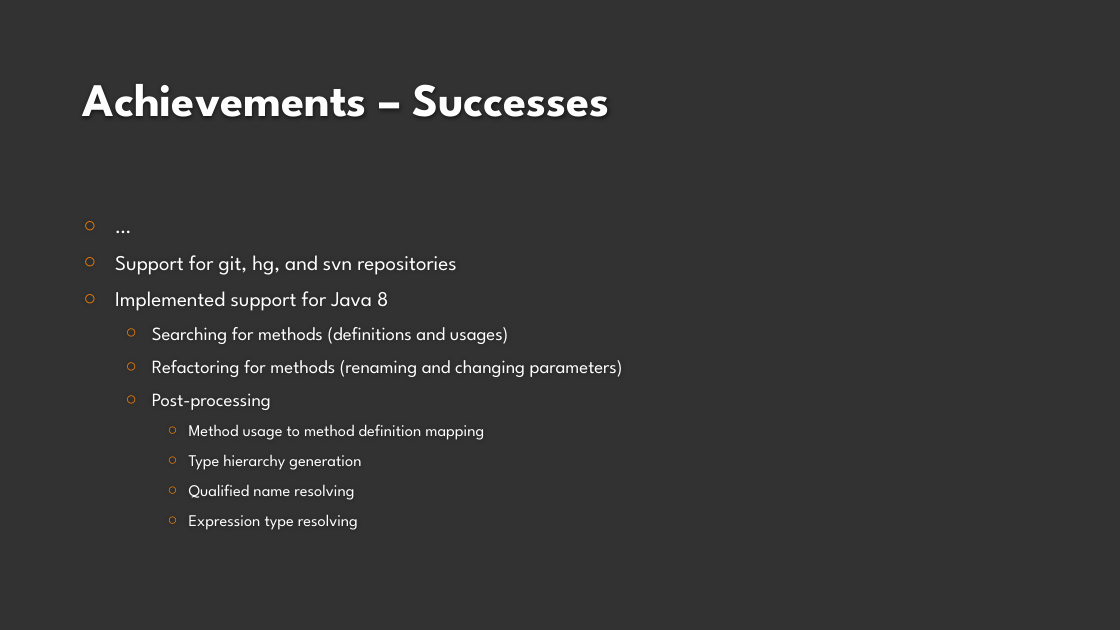
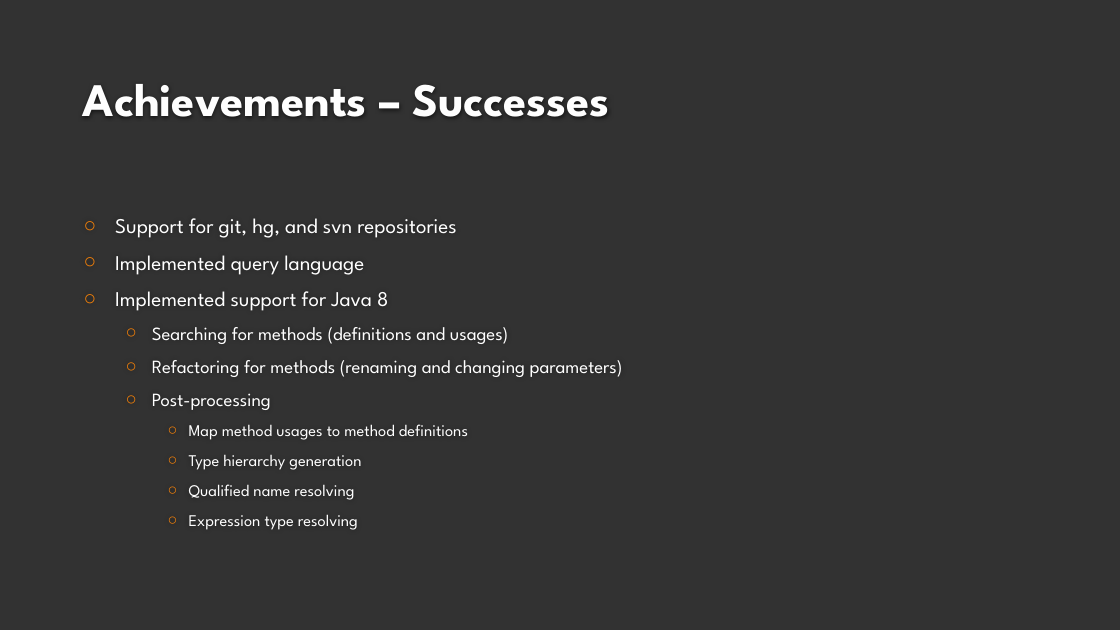
Before and after one commit to dozmus/csar, a slide deck: slide 7 of design-docs/Viva.pptx (slide 6 before the commit). Drawn at 1120x630 pixels with LibreOffice and Linux fonts; fonts in the diff are those of the drawing; background and template pictures are left out. Boxes give left, top, right and bottom in pixels: in the first picture for what was removed or moved away, otherwise in the second. Text is boxed around its words. In the diff, an @@ line names an element or a change of style, - is before the commit and + after.

```diff
--- a/design-docs/Viva.pptx
+++ b/design-docs/Viva.pptx
@@ text at box(115, 218, 623, 530): paragraph removed @@
-○ …
@@ text at box(115, 255, 364, 275): paragraph added @@
+○ Implemented query language
@@ text at box(189, 424, 468, 440): text changed @@
-    ○ Method usage to method definition mapping
+    ○ Map method usages to method definitions
```
Also in this commit, not shown: 4 other slides changed, 2 slides added, 1 slide removed.
